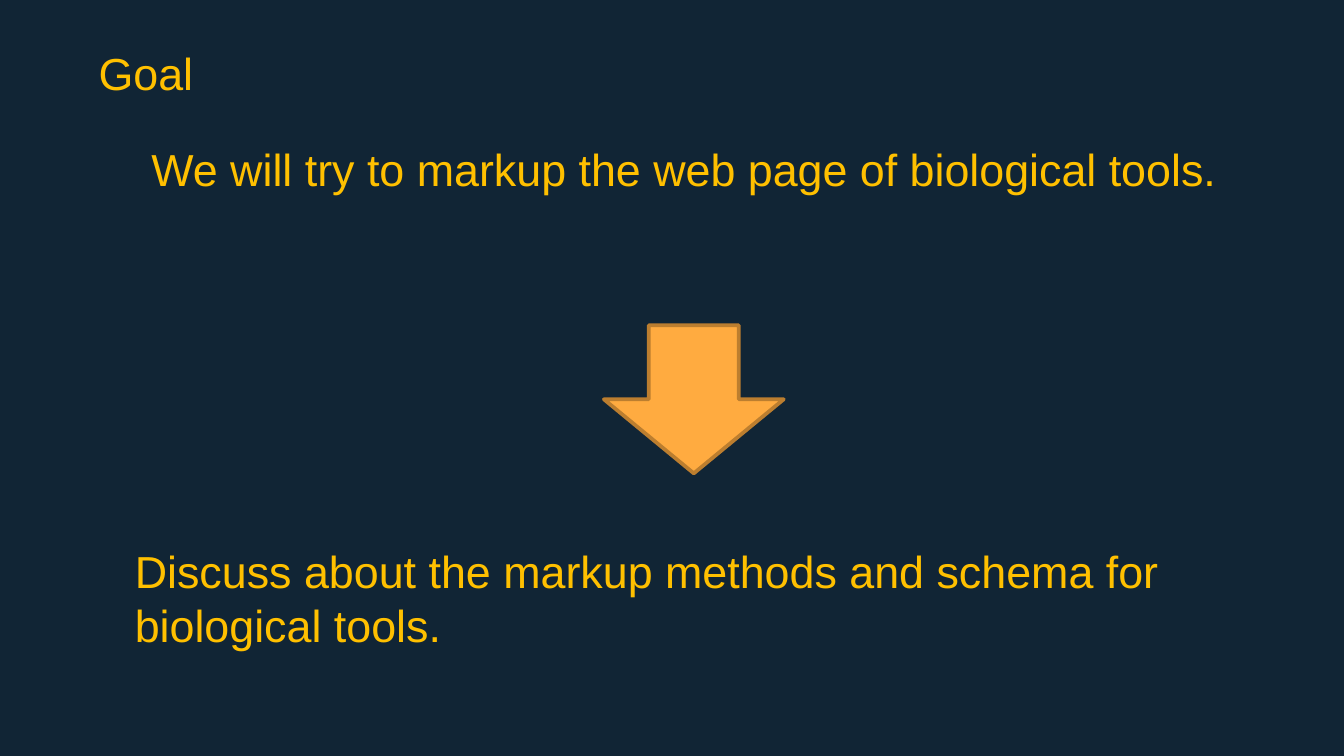
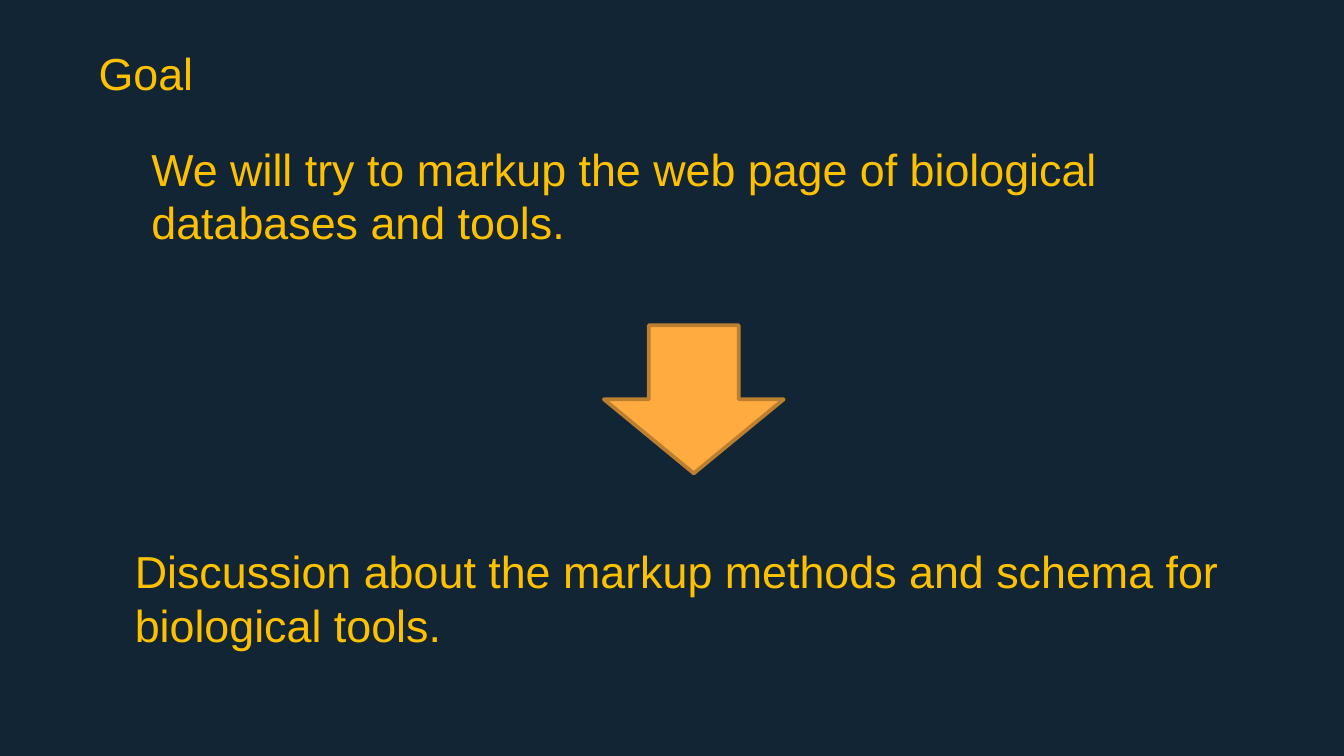
Before and after one commit to elixir-europe/BioHackathon, a slide deck: slide 9 of interoperability/Putting structured data into individual entry pages in biological database/20181112presentation3.pptx. Drawn at 1344x756 pixels with LibreOffice and Linux fonts; fonts in the diff are those of the drawing. Boxes give left, top, right and bottom in pixels: in the first picture for what was removed or moved away, otherwise in the second. Text is boxed around its words. In the diff, an @@ line names an element or a change of style, - is before the commit and + after.

Commit message:
20181112presentation_updated

```diff
--- a/interoperability/Putting structured data into individual entry pages in biological database/20181112presentation3.pptx
+++ b/interoperability/Putting structured data into individual entry pages in biological database/20181112presentation3.pptx
@@ text at box(151, 153, 1097, 240): text changed @@
-We will try to markup the web page of biological tools.
+We will try to markup the web page of biological databases and tools.
@@ text at box(135, 555, 1218, 650): text changed @@
-Discuss about the markup methods and schema for biological tools.
+Discussion about the markup methods and schema for biological tools.
```
Also in this commit, not shown: 6 other slides changed.
